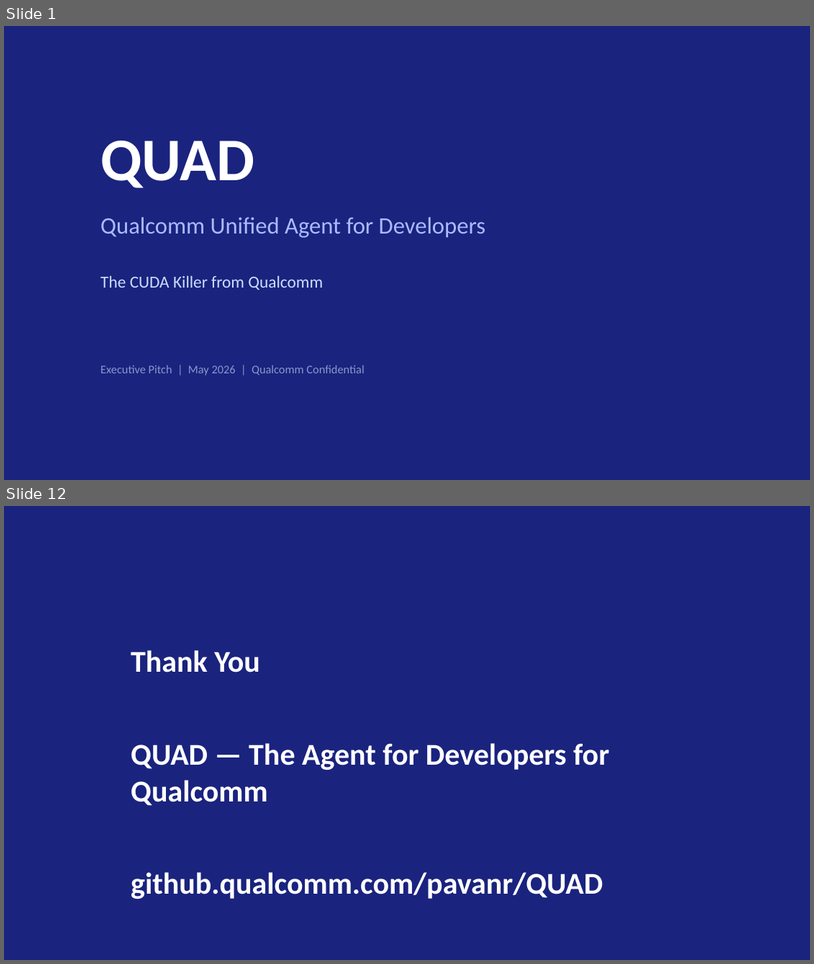
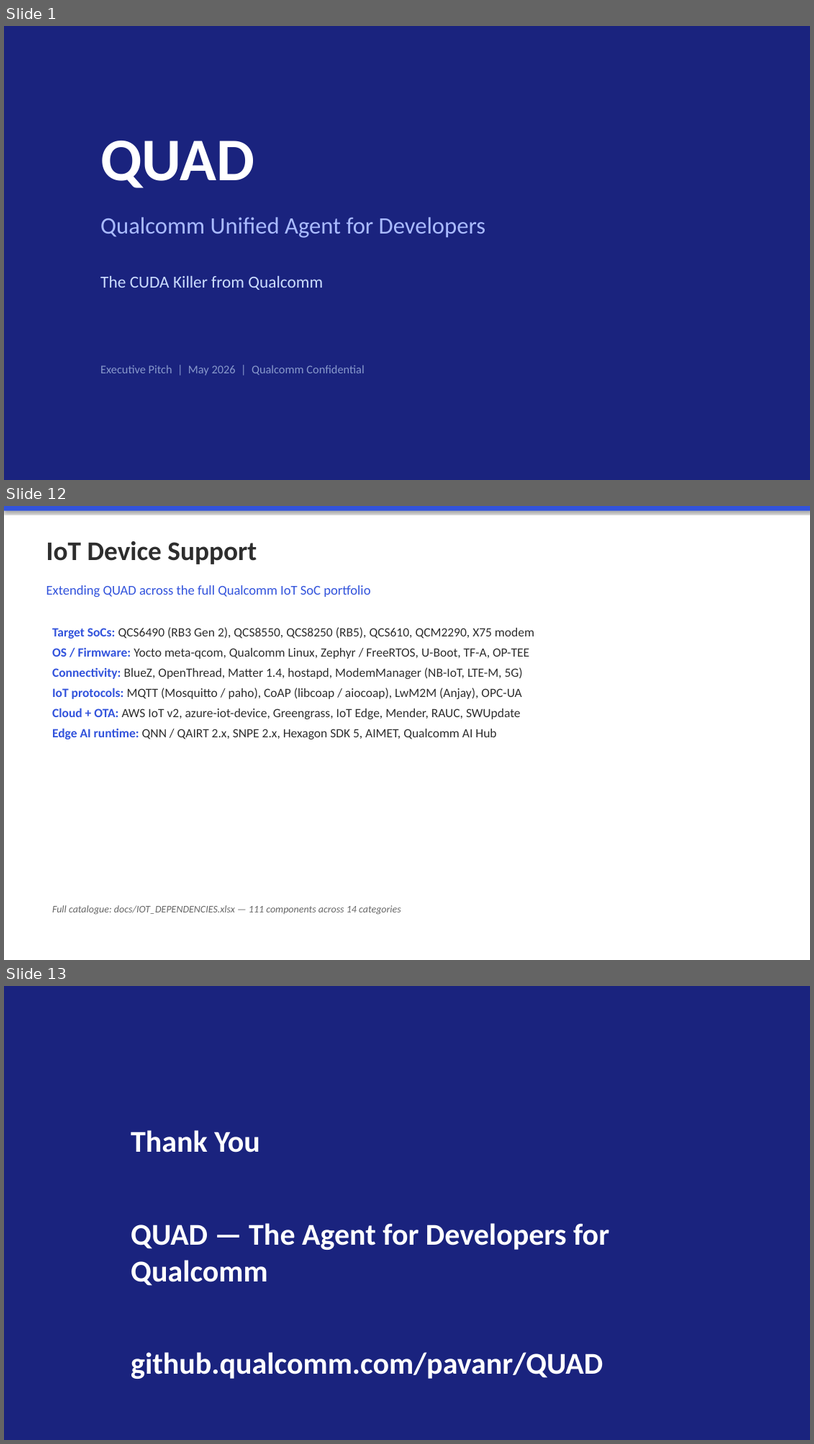
Before and after one commit to pkr465/QUAD, a slide deck: docs/QUAD_Executive_Pitch.pptx. Shown one above the other, each under a label of ours: slides 1 and 12 before the commit, slides 1, 12 and 13 after it; the slides between them are not shown. The pictures are 814x964 and 814x1444 pixels, drawn with LibreOffice and Linux fonts; fonts in the diff are those of the drawing. Boxes give left, top, right and bottom in pixels: in the first picture for what was removed or moved away, otherwise in the second. Text is boxed around its words. In the diff, an @@ line names an element or a change of style, - is before the commit and + after.

```diff
--- a/docs/QUAD_Executive_Pitch.pptx
+++ b/docs/QUAD_Executive_Pitch.pptx
@@ slide 12 added at (4,506,810,960), background #FFFFFF @@
@@ rectangle added at (4,506,810,511), fill #3253DC @@
@@ text added at (46,541,257,564), 32 pt, text #2D2D2D, bold @@
+IoT Device Support
@@ text added at (46,585,370,597), 16 pt, text #3253DC @@
+Extending QUAD across the full Qualcomm IoT SoC portfolio
@@ text added at (52,627,535,739), 15 pt, text #2D2D2D @@
+Target SoCs: QCS6490 (RB3 Gen 2), QCS8550, QCS8250 (RB5), QCS610, QCM2290, X75 modem
+OS / Firmware: Yocto meta-qcom, Qualcomm Linux, Zephyr / FreeRTOS, U-Boot, TF-A, OP-TEE
+Connectivity: BlueZ, OpenThread, Matter 1.4, hostapd, ModemManager (NB-IoT, LTE-M, 5G)
+IoT protocols: MQTT (Mosquitto / paho), CoAP (libcoap / aiocoap), LwM2M (Anjay), OPC-UA
+Cloud + OTA: AWS IoT v2, azure-iot-device, Greengrass, IoT Edge, Mender, RAUC, SWUpdate
+Edge AI runtime: QNN / QAIRT 2.x, SNPE 2.x, Hexagon SDK 5, AIMET, Qualcomm AI Hub
@@ text added at (52,905,401,914), 12 pt, text #666666, italic @@
+Full catalogue: docs/IOT_DEPENDENCIES.xlsx — 111 components across 14 categories
@@ what was slide 12 is now slide 13 @@
```
Also in this commit, not shown: 10 slides changed, 14 other files.
